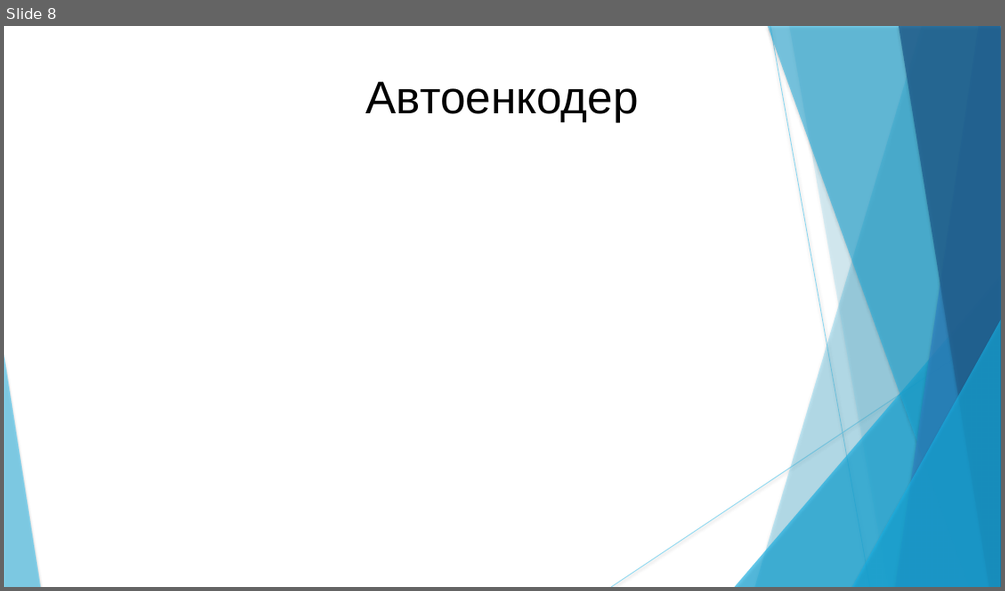
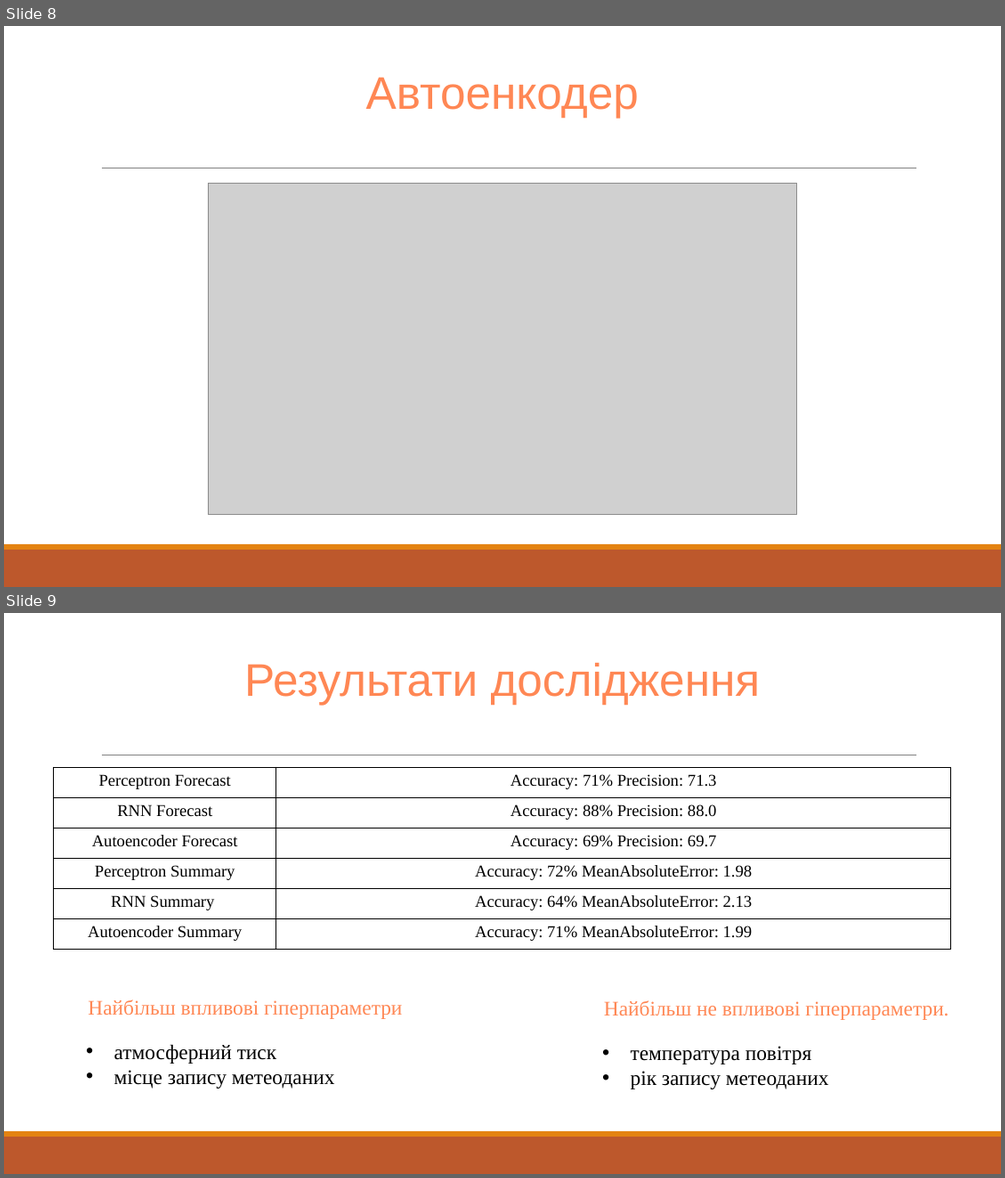
Before and after one commit to CodeMonsterPedro/Docs, a slide deck: demo.pptx. Shown one above the other, each under a label of ours: slide 8 before the commit, slides 8 and 9 after it. The pictures are 1005x591 and 1005x1178 pixels, drawn with LibreOffice and Linux fonts; fonts in the diff are those of the drawing; grey boxes stand for pictures. Boxes give left, top, right and bottom in pixels: in the first picture for what was removed or moved away, otherwise in the second. Text is boxed around its words. In the diff, an @@ line names an element or a change of style, - is before the commit and + after.

```diff
--- a/demo.pptx
+++ b/demo.pptx
@@ slide 9 added at <box>4,613,1001,1174</box>, background #FFFFFF; not listed: 3 template elements that a slide beside it also shows @@
@@ title added at <box>244,663,760,705</box>, 44 pt, text #FF8754 @@
+Результати дослідження
@@ table added at <box>54,767,952,949</box>, 6 rows, 2 columns @@
+Perceptron Forecast | Accuracy: 71% Precision: 71.3
+RNN Forecast | Accuracy: 88% Precision: 88.0
+Autoencoder Forecast | Accuracy: 69% Precision: 69.7
+Perceptron Summary | Accuracy: 72% MeanAbsoluteError: 1.98
+RNN Summary | Accuracy: 64% MeanAbsoluteError: 2.13
+Autoencoder Summary | Accuracy: 71% MeanAbsoluteError: 1.99
@@ text added at <box>88,999,402,1019</box>, 20 pt, text #FF8754 @@
+Найбільш впливові гіперпараметри
@@ text added at <box>604,1000,948,1020</box>, 20 pt, text #FF8754 @@
+Найбільш не впливові гіперпараметри.
@@ text added at <box>114,1044,335,1088</box>, 20 pt, text #000000 @@
+• атмосферний тиск
+• місце запису метеоданих
@@ text added at <box>631,1046,829,1089</box>, 20 pt, text #000000 @@
+• температура повітря
+• рік запису метеоданих
@@ slide 8 changed as well @@
@@ title "Автоенкодер" at <box>366,77,639,118</box>: text colour #000000 to #FF8754; line spacing 1 to 0.85 @@
@@ line added from (102, 168) to (917, 168), #808080 0.5 pt @@
@@ picture added at <box>208,183,797,515</box> @@
@@ group removed at <box>4,26,1001,587</box>: 5 freeform shapes, 3 triangles, 2 lines @@
@@ rectangle added at <box>4,549,1001,587</box>, fill #BD582C @@
@@ rectangle added at <box>4,544,1001,549</box>, fill #E48312 @@
```
Also in this commit, not shown: 7 other slides changed, 2 other slides added, 3 slides removed, 7 other files.
